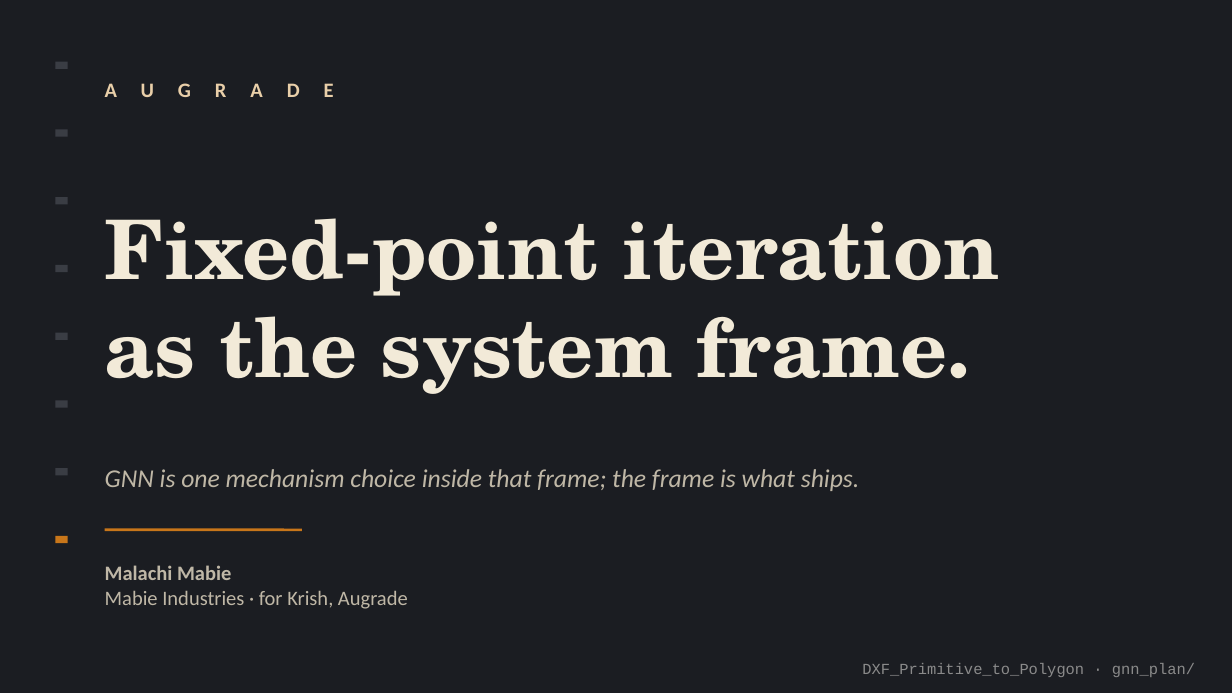
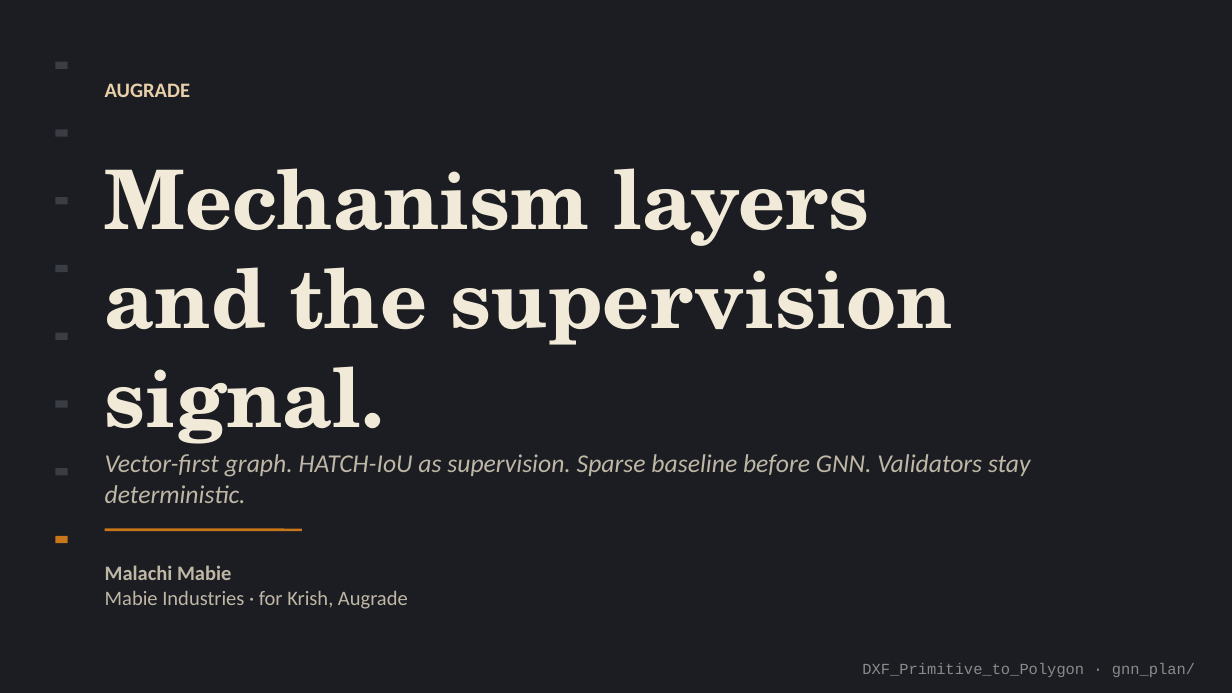
Before and after one commit to mlmabie/DXF_Primitive_to_Polygon, a slide deck: slide 1 of gnn_plan/artifacts/Augrade GNN Strategy v2 - Technical.pptx. Drawn at 1232x693 pixels with LibreOffice and Linux fonts; fonts in the diff are those of the drawing. Boxes give left, top, right and bottom in pixels: in the first picture for what was removed or moved away, otherwise in the second. Text is boxed around its words. In the diff, an @@ line names an element or a change of style, - is before the commit and + after.

```diff
--- a/gnn_plan/artifacts/Augrade GNN Strategy v2 - Technical.pptx
+++ b/gnn_plan/artifacts/Augrade GNN Strategy v2 - Technical.pptx
@@ text "AUGRADE" at <box>105,83,190,97</box>: letter spacing 14 to 0 pt @@
@@ text at <box>105,168,953,444</box>: text changed @@
-Fixed-point iteration
-as the system frame.
+Mechanism layers
+and the supervision signal.
@@ text at <box>105,454,1031,503</box>: text changed @@
-GNN is one mechanism choice inside that frame; the frame is what ships.
+Vector-first graph. HATCH-IoU as supervision. Sparse baseline before GNN. Validators stay deterministic.
```
Also in this commit, not shown: 12 other slides changed, 3 other files.
